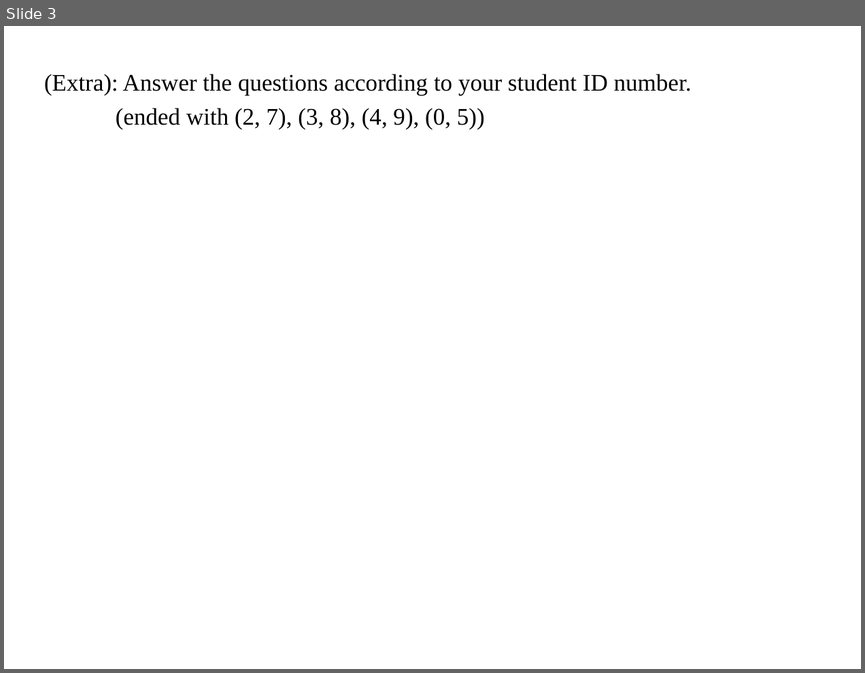
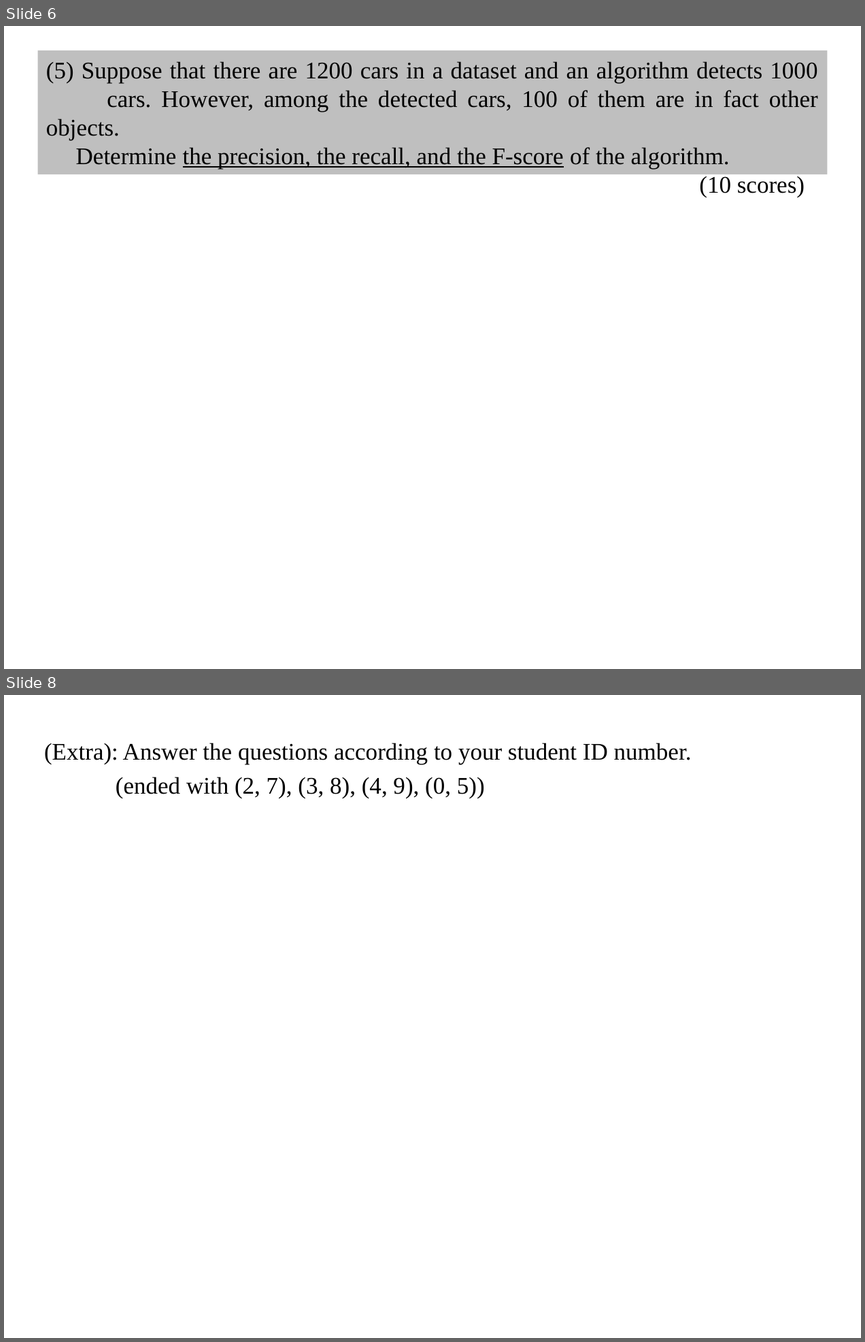
Before and after one commit to shihyuhuang/NTU-ADSP, a slide deck: HW4/r10943181_HW4.pptx. Shown one above the other, each under a label of ours: slide 3 before the commit, slides 6 and 8 after it; the slides between them are not shown. The pictures are 865x673 and 865x1342 pixels, drawn with LibreOffice and Linux fonts; fonts in the diff are those of the drawing. Boxes give left, top, right and bottom in pixels: in the first picture for what was removed or moved away, otherwise in the second. Text is boxed around its words. In the diff, an @@ line names an element or a change of style, - is before the commit and + after.

```diff
--- a/HW4/r10943181_HW4.pptx
+++ b/HW4/r10943181_HW4.pptx
@@ slide 6 added at [4, 26, 861, 669], background #FFFFFF @@
@@ rectangle added at [37, 51, 827, 175], fill #BFBFBF, 20 pt, text #000000 @@
+(5) Suppose that there are 1200 cars in a dataset and an algorithm detects 1000
+cars. However, among the detected cars, 100 of them are in fact other objects.
+Determine the precision, the recall, and the F-score of the algorithm.
+(10 scores)
@@ what was slide 3 is now slide 8 @@
```
Also in this commit, not shown: 2 slides changed, 4 other slides added.
